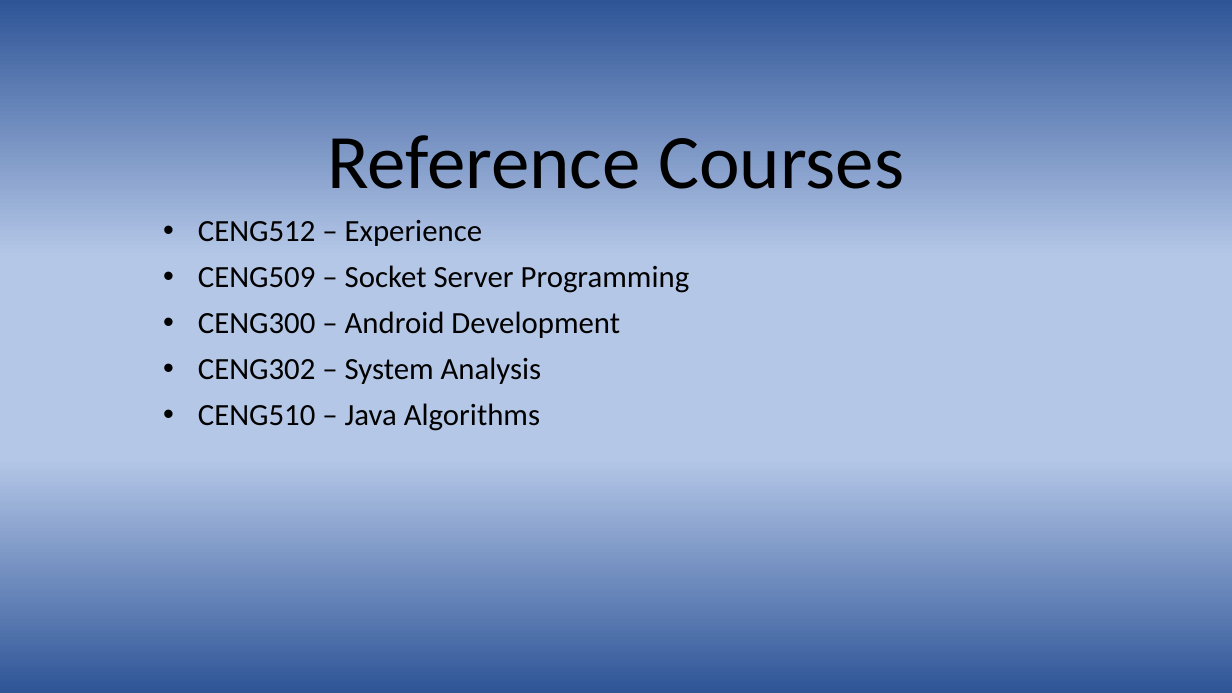
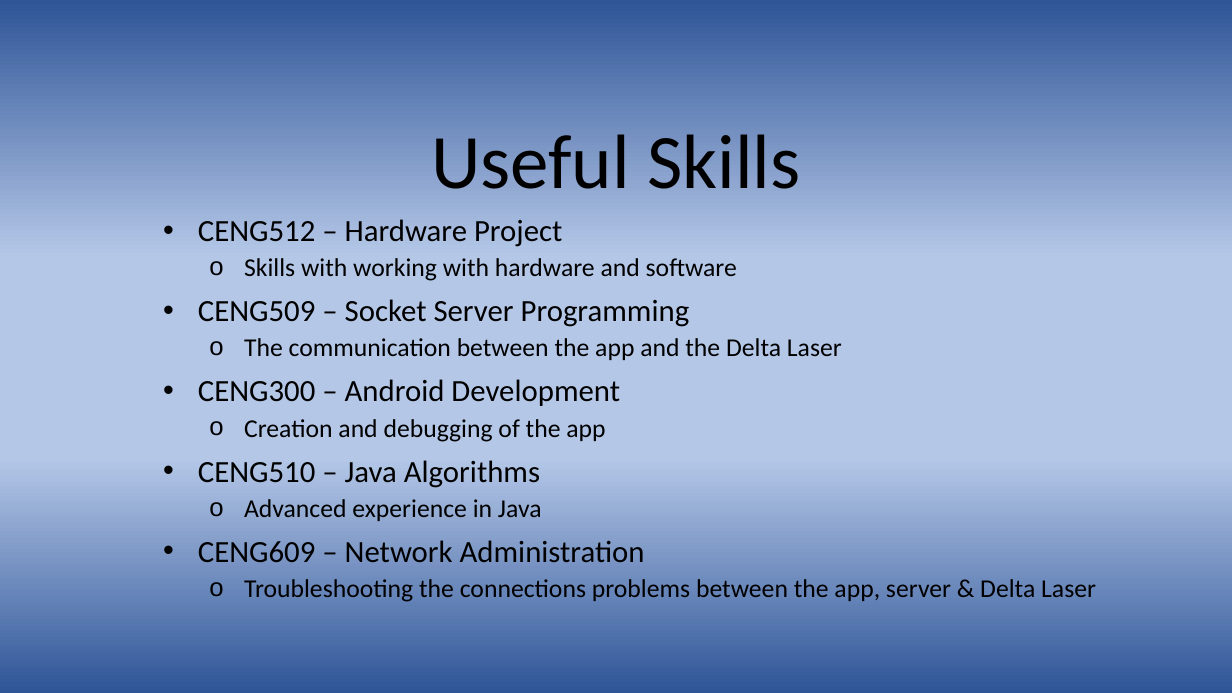
Before and after one commit to d-mariano/DeltaFountains, a slide deck: slide 8 of PresentDemo/Delta Fountains.pptx. Drawn at 1232x693 pixels with LibreOffice and Linux fonts; fonts in the diff are those of the drawing. Boxes give left, top, right and bottom in pixels: in the first picture for what was removed or moved away, otherwise in the second. Text is boxed around its words. In the diff, an @@ line names an element or a change of style, - is before the commit and + after.

```diff
--- a/PresentDemo/Delta Fountains.pptx
+++ b/PresentDemo/Delta Fountains.pptx
@@ title at <box>431,134,800,189</box>: text changed @@
-Reference Courses
+Useful Skills
@@ subtitle at <box>198,219,737,281</box>: text changed; size 24 to 20 pt @@
-• CENG512 – Experience
+• CENG512 – Hardware Project
+  o Skills with working with hardware and software
@@ subtitle at <box>244,338,842,360</box>: paragraph added @@
+  o The communication between the app and the Delta Laser
@@ subtitle at <box>244,419,605,442</box>: text changed; size 24 to 20 pt @@
-• CENG302 – System Analysis
+  o Creation and debugging of the app
@@ subtitle at <box>198,499,1096,602</box>: paragraphs added @@
+  o Advanced experience in Java
+• CENG609 – Network Administration
+  o Troubleshooting the connections problems between the app, server & Delta Laser
```
Also in this commit, not shown: 2 other slides changed, 1 slide added.
